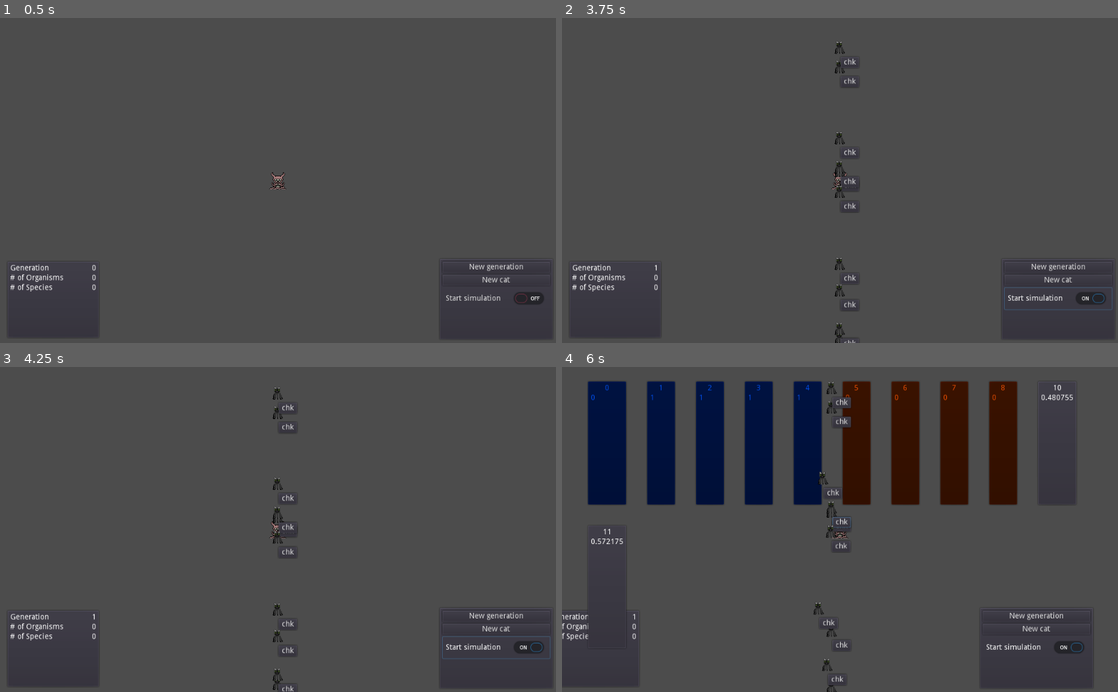
Above: before the commit, frames 1-4 (two rows, left to right).
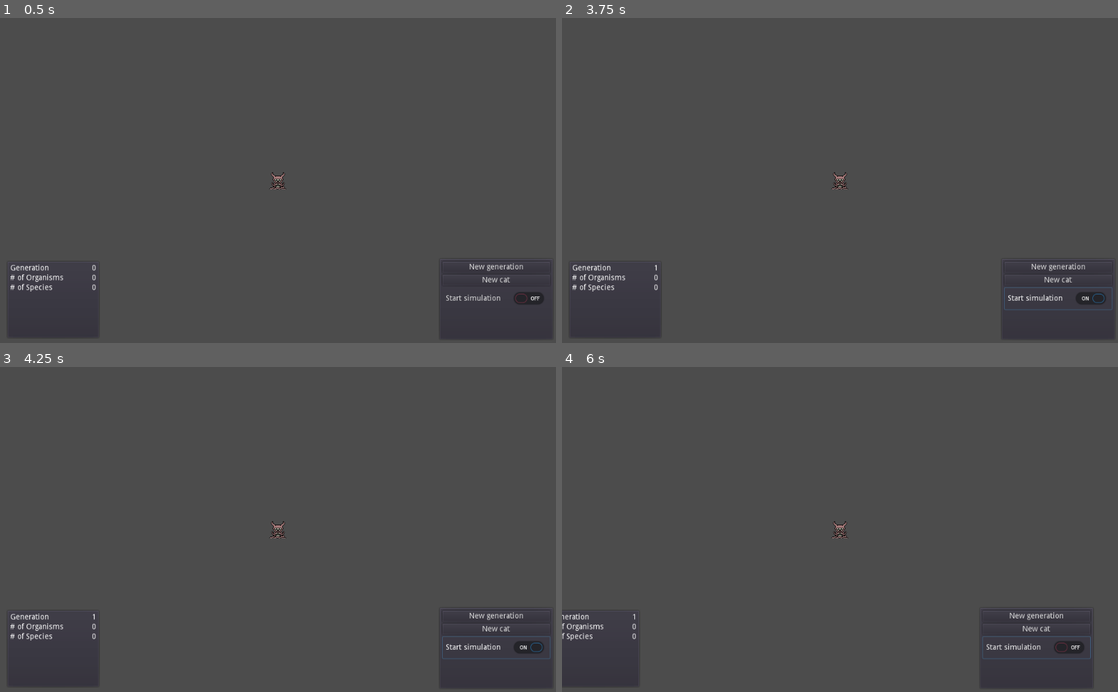
Above: after the commit, the same moments.

Repository: austincap/NEAT-Experiment
Game: Godot game, scene res://World.tscn
The game is run twice, just before and just after one commit, with the same random seed, the same clock (stepped at 60 frames per second) and the same inputs. The project has no main scene, so this scene is started directly.
Inputs (mouse positions are in pixels of both pictures, inside the frame that each line leads up to):
- Up to frame 1 (0.5 s): no input
- Up to frame 2 (3.75 s): click "New generation" at 0.5 s; click "New generation" at 1.25 s; click "New cat" at 2 s; click "New cat" at 2.75 s; click "Start simulation" at 3.5 s
- Up to frame 3 (4.25 s): no input
- Up to frame 4 (6 s): click (851, 532) at 4.25 s, where only the run before the commit has a clickable "chk"; click "Start simulation" at 5 s; hold Right (ui_right) from 5.78 s (still down)

Frame 1 is identical in both runs. In frame 2, 0.5% of the frame differs, in the area x 49-54%, y 7-100%; in frame 3, 0.5%; in frame 4, 19%, in the area x 4-96%, y 4-100%.

Commit message:
VNN, performance up, death, organismIds
probably don't need masterNeuroGenomes

Diff:
--- a/Carnivores/Cat.gd
+++ b/Carnivores/Cat.gd
@@ -1,10 +1,11 @@
 extends Node2D
-var VNN = preload("res://NEAT/VisualNeuralNet.tscn")
+#var VNN = preload("res://NEAT/VisualNeuralNet.tscn")
 var NeuralNet = preload("res://NEAT/NeuralNet.gd")
 var score = 0
-signal death()
+signal death(thisNode)
 signal emitDataToVNN(neuros)
 var thisNeuralNet
+var organismId
 var TIME = 0
 var showingVNN = false
 var inputTickObject = { 0:0.0, 1:0.0, 2:0.0, 3:0.0, 4:0.0 }
@@ -16,8 +17,11 @@
 #5,6,7,8 movement
 
 
-func create(genome, neuroGenome):
+func create(genome, neuroGenome, organismId):
 	#self.connect("change_player_health", get_node("GUICanvasLayer/PartyStatus"), "_on_UserInterface_health_changed")
+	#self.connect("emitDataToVNN", self.get_tree().get_root().get_node("World/Camera2D/VisualNeuralNet"), "_on_dataEmittedToVNN")
+	#self.get_tree().get_root().get_node("World/Camera2D/VisualNeuralNet").connect("emitDataToVNN", self, "_on_dataEmittedToVNN")
+	self.organismId = organismId
 	self.global_position.x = rand_range(-500, 500)
 	self.global_position.y = rand_range(-300, 300)
 	self.thisNeuralNet = NeuralNet.new(genome, neuroGenome)
@@ -25,7 +29,7 @@
 
 func _on_InputTickTimer_timeout():
 	self.outputTickObject = self.thisNeuralNet.CINNmethod(self.inputTickObject)
-	if showingVNN:
+	if self.showingVNN == true:
 		emit_signal("emitDataToVNN", self.thisNeuralNet.neuros)
 	self.inputTickObject = { 0:0.0, 1:0.0, 2:0.0, 3:0.0, 4:0.0 }
 	actOnOutputObject()
@@ -82,7 +86,7 @@
 
 #OTHER FUNCTIONS RELEVANT TO ORGANISM
 func die():
-	emit_signal("death")
+	emit_signal("death", self)
 
 func _on_NeuroFireRetryTimer_timeout():
 	pass # Replace with function body.
@@ -91,15 +95,23 @@
 	self.thisNeuralNet.CINNmethod(self.inputTickObject)
 
 func _on_CheckBrainButton_pressed():
-	for enemy in get_tree().get_nodes_in_group("VNN"):
-		enemy.queue_free()
-	var visualNeuralNet = VNN.instance().create(self.thisNeuralNet.neuros)
-	self.get_tree().get_root().get_node("World").get_node("Camera2D").get_node("Player").add_child(visualNeuralNet)
-	print(self.name)
-	print(self.get_parent().name)
-	print(self.get_tree().get_root().name)
-	print(self.get_tree().get_root().get_node("World").get_node("Camera2D").name)
+	self.showingVNN = false
+	for node in get_tree().get_nodes_in_group("VNN"):
+		node.queue_free()
+	#var visualNeuralNet = VNN.instance().create(self.thisNeuralNet.neuros)
+	#self.get_tree().get_root().get_node("World").get_node("Camera2D").get_node("Player").add_child(visualNeuralNet)
+	var theVNNnode = self.get_tree().get_root().get_node("World").get_node("Camera2D").get_node("Player").get_node("VisualNeuralNet")
+	theVNNnode.visible = true
+	theVNNnode.create(self.thisNeuralNet.neuros)
+	#print(self.name)
+	#print(self.get_parent().name)
+	#print(self.get_tree().get_root().name)
+	#print(self.get_tree().get_root().get_node("World").get_node("Camera2D").name)
 	#self.get_tree().get_root().get_node("World").add_child(visualNeuralNet)
-	visualNeuralNet.position.x = 0
-	visualNeuralNet.position.y = 0
+	#visualNeuralNet.position.x = 0
+	#visualNeuralNet.position.y = 0
 	self.showingVNN = true
+
+func _on_WeakSpot_area_shape_entered(area_id, area, area_shape, self_shape):
+	self.score -= 3
+	die()
--- a/Carnivores/Cat.tscn
+++ b/Carnivores/Cat.tscn
@@ -1,7 +1,10 @@
-[gd_scene load_steps=3 format=2]
+[gd_scene load_steps=4 format=2]
 
 [ext_resource path="res://Carnivores/cat.png" type="Texture" id=1]
 [ext_resource path="res://Carnivores/Cat.gd" type="Script" id=2]
+
+[sub_resource type="CircleShape2D" id=1]
+radius = 10.1755
 
 [node name="Cat" type="Node2D" groups=[
 "organisms",
@@ -13,6 +16,8 @@
 hframes = 2
 
 [node name="LeftVision" type="Area2D" parent="."]
+collision_layer = 0
+collision_mask = 2
 
 [node name="CollisionPolygon2D" type="CollisionPolygon2D" parent="LeftVision"]
 position = Vector2( -60, 0 )
@@ -20,6 +25,8 @@
 polygon = PoolVector2Array( 9.29708, 0.211813, -9.13621, 13.7897, -9.64955, -14.4441 )
 
 [node name="UpVision" type="Area2D" parent="."]
+collision_layer = 0
+collision_mask = 2
 
 [node name="CollisionPolygon2D" type="CollisionPolygon2D" parent="UpVision"]
 position = Vector2( 5, -60 )
@@ -27,6 +34,8 @@
 polygon = PoolVector2Array( -0.777533, 9.36449, -14.3996, -10.6277, 14.7158, -10.9699 )
 
 [node name="RightVision" type="Area2D" parent="."]
+collision_layer = 0
+collision_mask = 2
 
 [node name="CollisionPolygon2D" type="CollisionPolygon2D" parent="RightVision"]
 position = Vector2( 60, 0 )
@@ -34,6 +43,8 @@
 polygon = PoolVector2Array( -9.81277, -0.376471, 10.5235, -13.5712, 12.3767, 12.6626 )
 
 [node name="DownVision" type="Area2D" parent="."]
+collision_layer = 0
+collision_mask = 2
 
 [node name="CollisionPolygon2D" type="CollisionPolygon2D" parent="DownVision"]
 position = Vector2( 0, 60 )
@@ -71,6 +82,13 @@
 __meta__ = {
 "_edit_use_anchors_": false
 }
+
+[node name="WeakSpot" type="Area2D" parent="."]
+collision_mask = 0
+
+[node name="CollisionShape2D" type="CollisionShape2D" parent="WeakSpot"]
+position = Vector2( 0, 3 )
+shape = SubResource( 1 )
 [connection signal="area_shape_entered" from="LeftVision" to="." method="_on_LeftVision_area_shape_entered"]
 [connection signal="area_shape_entered" from="UpVision" to="." method="_on_UpVision_area_shape_entered"]
 [connection signal="area_shape_entered" from="RightVision" to="." method="_on_RightVision_area_shape_entered"]
@@ -79,3 +97,4 @@
 [connection signal="timeout" from="NeuroFireRetryTimer" to="." method="_on_NeuroFireRetryTimer_timeout"]
 [connection signal="pressed" from="ProcessInputOnceButton" to="." method="_on_Button_pressed"]
 [connection signal="pressed" from="CheckBrainButton" to="." method="_on_CheckBrainButton_pressed"]
+[connection signal="area_shape_entered" from="WeakSpot" to="." method="_on_WeakSpot_area_shape_entered"]
--- a/NEAT/NeuralNet.gd
+++ b/NEAT/NeuralNet.gd
@@ -36,8 +36,8 @@
 
 func _init(connectionGenome, masterNeuroGenome):
 	self.connectionGenome = connectionGenome
-	self.neuroGenome = masterNeuroGenome
-	var modifiedNeuroGenome = self.neuroGenome
+	##self.neuroGenome = masterNeuroGenome
+	##var modifiedNeuroGenome = self.neuroGenome
 	var tempGene
 	#Create neuros
 	var i = 0
@@ -75,62 +75,64 @@
 		if str(geneId) == "fitness" or str(geneId) == "speciesid":
 			pass
 		else:
-			print("test")
+			#print("test")
 			if tempGene["type"] == "connection":
 				#print(tempGene)
-				print(self.neuros[tempGene.out])
-				#add connection data to individual Neuros
-				#assume self.neuros has both neuros at ends of connection    and self.neuros.has(tempGene.in) and self.neuros.has(tempGene.out)
-				self.neuros[tempGene.out]["inputsToNeuro"][tempGene.in] = tempGene.weight
-				self.neuros[tempGene.out]["expected_inputs"] += 1
-				if self.neuros[tempGene.in]["type"] == "Input":
-					pass
-				self.neuros[tempGene.in]["outputsFromNeuro"][tempGene.out] = tempGene.weight
+				#print(self.neuros[tempGene.out])
+				#add connection data to individual Neuros if they exist in genome (may result in dead genes)
+				if self.neuros.has(tempGene.out) and self.neuros.has(tempGene.in):
+					self.neuros[tempGene.out]["inputsToNeuro"][tempGene.in] = tempGene.weight
+					self.neuros[tempGene.out]["expected_inputs"] += 1
+					self.neuros[tempGene.in]["outputsFromNeuro"][tempGene.out] = tempGene.weight
 				#mutate_weight(tempGene)
-				continue
+				#continue
 			elif tempGene["type"] == "disable_connection":
-				connectionGenome[tempGene.disableInnovationId]["enabled"] = false
-				var inConnectionToRemove = connectionGenome[tempGene.disableInnovationId]["in"]
-				var outConnectionToRemove = connectionGenome[tempGene.disableInnovationId]["out"]
-				var inputsToNeuroDict = self.neuros[outConnectionToRemove]["inputsToNeuro"]
-				var outputsFromNeuroDict = self.neuros[inConnectionToRemove]["outputsFromNeuro"]
-				if inputsToNeuroDict.has(inConnectionToRemove):
-					self.neuros[outConnectionToRemove]["expected_inputs"] -= 1
-					inputsToNeuroDict.erase(inConnectionToRemove)
-				if outputsFromNeuroDict.has(outConnectionToRemove):
-					outputsFromNeuroDict.erase(outConnectionToRemove)
-				continue
+				if connectionGenome.has(tempGene.disableInnovationId):
+					connectionGenome[tempGene.disableInnovationId]["enabled"] = false
+					var inConnectionToRemove = connectionGenome[tempGene.disableInnovationId]["in"]
+					var outConnectionToRemove = connectionGenome[tempGene.disableInnovationId]["out"]
+					var inputsToNeuroDict = self.neuros[outConnectionToRemove]["inputsToNeuro"]
+					var outputsFromNeuroDict = self.neuros[inConnectionToRemove]["outputsFromNeuro"]
+					if inputsToNeuroDict.has(inConnectionToRemove):
+						self.neuros[outConnectionToRemove]["expected_inputs"] -= 1
+						inputsToNeuroDict.erase(inConnectionToRemove)
+					if outputsFromNeuroDict.has(outConnectionToRemove):
+						outputsFromNeuroDict.erase(outConnectionToRemove)
+					#continue
 			elif tempGene["type"] == "enable_connection":
-				var connectionToEnable = connectionGenome[tempGene.enableInnovationId]
-				connectionToEnable["enabled"] = true
-				self.neuros[connectionToEnable.out]["inputsToNeuro"][connectionToEnable.in] = connectionToEnable.weight
-				self.neuros[connectionToEnable.out]["expected_inputs"] += 1
-				self.neuros[connectionToEnable.in]["outputsFromNeuro"][connectionToEnable.out] = connectionToEnable.weight
-				continue
+				if connectionGenome.has(tempGene.enableInnovationId):
+					var connectionToEnable = connectionGenome[tempGene.enableInnovationId]
+					connectionToEnable["enabled"] = true
+					self.neuros[connectionToEnable.out]["inputsToNeuro"][connectionToEnable.in] = connectionToEnable.weight
+					self.neuros[connectionToEnable.out]["expected_inputs"] += 1
+					self.neuros[connectionToEnable.in]["outputsFromNeuro"][connectionToEnable.out] = connectionToEnable.weight
+					#continue
 			elif tempGene["type"] == "disable_neuro":
-				var selected_neuroId = tempGene.selected_neuroId
-				#var temp = self.inputAndHiddenNeuros.find(selected_neuroId)
-				var temp = self.hiddenNeurosArray.find(selected_neuroId)
-				if temp != -1:
-					self.hiddenNeurosArray.erase(self.hiddenNeurosArray[temp])
-					#self.inputAndHiddenNeuros.erase(self.inputAndHiddenNeuros[temp])
-					self.neuroGenome[selected_neuroId]["enabled"] = false
-					self.neuros[selected_neuroId]["enabled"] = false
+				if self.neuros.has(tempGene.selected_neuroId):
+					var selected_neuroId = tempGene.selected_neuroId
+					#var temp = self.inputAndHiddenNeuros.find(selected_neuroId)
+					var temp = self.hiddenNeurosArray.find(selected_neuroId)
+					if temp != -1:
+						self.hiddenNeurosArray.erase(self.hiddenNeurosArray[temp])
+						#self.inputAndHiddenNeuros.erase(self.inputAndHiddenNeuros[temp])
+						##self.neuroGenome[selected_neuroId]["enabled"] = false
+						self.neuros[selected_neuroId]["enabled"] = false
+						self.hiddenNeuros[selected_neuroId] = self.neuros[selected_neuroId]
+					else:
+						print("no neuro with that id found")
+					#continue
+			elif tempGene["type"] == "enable_neuro":
+				if self.neuros.has(tempGene.selected_neuroId):
+					var selected_neuroId = tempGene.selected_neuroId
+					#just add re-enabled neuro to end of array because we're gonna remake the matrix anyway
+					#self.inputAndHiddenNeuros.append(enabled_neuro_id)
+					self.hiddenNeurosArray.append(selected_neuroId)
+					##self.neuroGenome[selected_neuroId]["enabled"] = true
+					self.neuros[selected_neuroId]["enabled"] = true
 					self.hiddenNeuros[selected_neuroId] = self.neuros[selected_neuroId]
-				else:
-					print("no neuro with that id found")
-				continue
-			elif tempGene["type"] == "enable_neuro":
-				var selected_neuroId = tempGene.selected_neuroId
-				#just add re-enabled neuro to end of array because we're gonna remake the matrix anyway
-				#self.inputAndHiddenNeuros.append(enabled_neuro_id)
-				self.hiddenNeurosArray.append(selected_neuroId)
-				self.neuroGenome[selected_neuroId]["enabled"] = true
-				self.neuros[selected_neuroId]["enabled"] = true
-				self.hiddenNeuros[selected_neuroId] = self.neuros[selected_neuroId]
-				continue
+					#continue
 	self.topology = [len(self.inputNeuros.keys()), len(self.hiddenNeuros.keys()), len(self.outputNeuros.keys())]
-	print(self.neuros)
+	#print(self.neuros)
 
 
 #NEURAL NET FUNCTIONS
@@ -196,6 +198,7 @@
 	var i = 0
 	for outputId in self.outputNeurosArray:
 		self.outputObject[outputId] = self.outputVector[i]
+		self.neuros[outputId]["output"] = self.outputVector[i]
 		i += 1
 	return self.outputObject
 
--- /dev/null
+++ b/NEAT/NeuroPanel.gd
@@ -0,0 +1,2 @@
+extends PanelContainer
+export var neuroId = 0
--- a/NEAT/NeuroPanel.tscn
+++ b/NEAT/NeuroPanel.tscn
@@ -1,17 +1,17 @@
 [gd_scene format=2]
 
-[node name="NeuroPanel" type="PanelContainer"]
+[node name="NeuroPanel" type="PanelContainer" groups=[
+"VNN",
+]]
 anchor_left = -0.024
 anchor_top = -0.042
 anchor_right = 0.025
 anchor_bottom = 0.037
 margin_left = 0.576
 margin_top = 0.200003
-margin_right = 30.4
-margin_bottom = 2.8
-rect_min_size = Vector2( 50, 20 )
-size_flags_horizontal = 3
-size_flags_vertical = 3
+margin_right = 10.4
+margin_bottom = 12.8
+rect_min_size = Vector2( 60, 60 )
 __meta__ = {
 "_edit_use_anchors_": false
 }
@@ -19,19 +19,19 @@
 [node name="VBoxContainer" type="VBoxContainer" parent="."]
 margin_left = 7.0
 margin_top = 7.0
-margin_right = 73.0
-margin_bottom = 43.0
+margin_right = 53.0
+margin_bottom = 53.0
 
 [node name="ID" type="Label" parent="VBoxContainer"]
-margin_right = 66.0
+margin_right = 46.0
 margin_bottom = 14.0
 text = "0"
 align = 1
 
 [node name="Output" type="Label" parent="VBoxContainer"]
-margin_top = 18.0
-margin_right = 66.0
-margin_bottom = 32.0
+margin_left = -5.0
+margin_top = 24.0
+margin_right = 41.0
+margin_bottom = 38.0
 text = "0.0"
 valign = 2
-percent_visible = 3.0
--- a/NEAT/VisualNeuralNet.gd
+++ b/NEAT/VisualNeuralNet.gd
@@ -1,11 +1,15 @@
 extends Node
 var NeuroPanel = preload("res://NEAT/NeuroPanel.tscn")
+var neuroNodesDictionary = {}
+var tempLineCoordinates = []
 
 func create(neuros):
+	self.neuroNodesDictionary = {}
 	var gridContainer = get_node("GridContainer")
 	for neuroId in neuros:
 		var newNeuroPanel = NeuroPanel.instance()
 		newNeuroPanel.get_node("VBoxContainer").get_child(0).text = str(neuroId)
+		self.neuroNodesDictionary[neuroId] = newNeuroPanel
 		newNeuroPanel.get_node("VBoxContainer").get_child(1).text = str(neuros[neuroId]["output"])
 		gridContainer.add_child(newNeuroPanel)
 		if neuros[neuroId]["type"] == "Input":
@@ -14,8 +18,41 @@
 			newNeuroPanel.modulate = Color(1, 1, 1)
 		elif neuros[neuroId]["type"] == "Output":
 			newNeuroPanel.modulate = Color(0.9, 0.3, 0.0)
+#	for neuroId in neuros:
+#		#var line = Line2D.new()
+#		#line.width = 22.0
+#		var test = CanvasItem.new()
+#
+#		#line.add_point(self.neuroNodesDictionary[neuroId].get_position())
+#		if neuros[neuroId]["type"] == "Hidden":
+#			print(self.neuroNodesDictionary[neuroId].get_position())
+#			if neuros[neuroId]["expected_inputs"] > 0:
+#				for incomingNeuroId in neuros[neuroId]["inputsToNeuro"]:
+#					test.draw_line(self.neuroNodesDictionary[neuroId].get_position(), Vector2(0, 0), Color(1.0, 0.2, 0.2))
+#					#line.add_point(self.neuroNodesDictionary[incomingNeuroId].get_position())
+#					#line.draw_line()
+#					#line = [self.neuroNodesDictionary[neuroId].get_position(), self.neuroNodesDictionary[incomingNeuroId].get_position()]
+#			if len(neuros[neuroId]["outputsFromNeuro"].keys()) > 0:
+#				for receivingNeuroId in neuros[neuroId]["outputsFromNeuro"]:
+#					test.draw_line(self.neuroNodesDictionary[neuroId].get_position(), self.neuroNodesDictionary[receivingNeuroId].get_position(), Color(1.0, 0.2, 0.2))
+#					#line.points = [self.neuroNodesDictionary[neuroId].get_position(), self.neuroNodesDictionary[receivingNeuroId].get_position()]
+#		elif neuros[neuroId]["type"] == "Input":
+#			if len(neuros[neuroId]["outputsFromNeuro"].keys()) > 0:
+#				var teset = CanvasItem.new()
+#				for receivingNeuroId in neuros[neuroId]["outputsFromNeuro"]:
+#					teset.draw_line(self.neuroNodesDictionary[neuroId].get_position(), self.neuroNodesDictionary[receivingNeuroId].get_position(), Color(1.0, 0.2, 0.2))
+#					#test.update()
 	return self
 
+#func _draw():
+#	test.draw_line(self.neuroNodesDictionary[neuroId].get_position(), self.neuroNodesDictionary[receivingNeuroId].get_position(), Color(1.0, 0.2, 0.2))
+
 func _on_CloseButton_pressed():
-	self.get_parent().showingVNN = false
-	self.queue_free()
+	self.visible = false
+
+func _on_dataEmittedToVNN(neuros):
+	var newNeuroPanel
+	for neuroId in neuros:
+		newNeuroPanel = get_node(self.neuroNodesDictionary[neuroId].get_path())
+		newNeuroPanel.get_node("VBoxContainer").get_child(0).text = str(neuroId)
+		newNeuroPanel.get_node("VBoxContainer").get_child(1).text = str(neuros[neuroId]["output"])
--- a/NEAT/VisualNeuralNet.tscn
+++ b/NEAT/VisualNeuralNet.tscn
@@ -2,10 +2,7 @@
 
 [ext_resource path="res://NEAT/VisualNeuralNet.gd" type="Script" id=1]
 
-[node name="VisualNeuralNet" type="Node2D" groups=[
-"VNN",
-]]
-position = Vector2( -439.992, -223.184 )
+[node name="VisualNeuralNet" type="Node2D"]
 script = ExtResource( 1 )
 
 [node name="GridContainer" type="GridContainer" parent="."]
@@ -24,10 +21,10 @@
 }
 
 [node name="CloseButton" type="Button" parent="."]
-margin_left = 868.269
-margin_top = 2.54471
-margin_right = 914.269
-margin_bottom = 31.5447
+margin_left = 334.518
+margin_top = -101.88
+margin_right = 380.518
+margin_bottom = -72.8803
 text = "close"
 __meta__ = {
 "_edit_use_anchors_": false
--- a/Player/Player.tscn
+++ b/Player/Player.tscn
@@ -20,6 +20,7 @@
 [node name="Area2D" type="Area2D" parent="." groups=[
 "player",
 ]]
+collision_layer = 3
 
 [node name="CollisionShape2D" type="CollisionShape2D" parent="Area2D"]
 shape = SubResource( 1 )
--- a/World.gd
+++ b/World.gd
@@ -1,7 +1,5 @@
 extends Node2D
-var NeuralNet = load("res://NEAT/NeuralNet.gd")
 var Cat = preload("res://Carnivores/Cat.tscn")
-
 var lifetime_pop = 0
 var this_gen_pop = 0
 var generation_number = 0
@@ -32,7 +30,7 @@
 #	{"id":0, "population":33, "avgfitness":10, "typicalgenome":{"genome":"data"}}
 #]
 
-var GENERATION_SIZE = 10
+var GENERATION_SIZE = 50
 var NUMBER_OF_RANDOM_NOVEL_ORGANISMS_PER_GENERATION = 1
 var TIMES_TO_CLONE_TOP_ORGANISM_DURING_REPRODUCTION = 5
 var innovationDictSize = 9
@@ -68,7 +66,7 @@
 	6:{"type":"Output", "enabled":true},
 	7:{"type":"Output", "enabled":true},
 	8:{"type":"Output", "enabled":true},
-	9:{"type":"Hidden", "enabled":false},
+	9:{"type":"Hidden", "enabled":true},
 	10:{"type":"Hidden", "enabled":true},
 	11:{"type":"Hidden", "enabled":true}
 }
@@ -92,30 +90,7 @@
 	14:{"type":"connection", "in":1, "out":11, "weight":0.5, "innovationId":14, "enabled":true}
 }
 
-
-class MyCustomSorter:
-	static func sort_ascending(a, b):
-		if a < b:
-			return true
-		return false
-
-	static func sort_ascending_make_array(a, b):
-		if a < b:
-			return a
-		return b
-
-	static func sort_geneticDistancesArray_ascending(a, b):
-		if a[0] < b[0]:
-			return true
-		return false
-
-	static func sort_pop_array_of_genome_objects_ascending_make_array(a, b):
-		if a["fitness"] < b["fitness"]:
-			return true
-		return false
-
-
-#signal based
+#signal based death
 func evaluate_organism(organism_genome):
 	determineWhichSpeciesToClassifyItAs(organism_genome)
 
@@ -123,6 +98,7 @@
 	create_new_generation(self.GENERATION_SIZE)
 
 
+#CREATION
 func create_new_generation(gen_size):
 	self.this_gen_pop = 0
 	var tempArray = []
@@ -145,38 +121,50 @@
 			tempOrganismGenome = mating(sorted_genome_array[i+1], sorted_genome_array[i+2])
 			tempArray.append(tempOrganismGenome)
 	else:
+		var genome
 		for i in range(gen_size):
-			var genome = self.simpleStartingGenome.duplicate(true)
+			if i%2 == 1:
+				genome = self.simpleStartingGenome.duplicate(true)
+			else:
+				genome = create_new_genome_from_innovation_list()
 			mutate_random_weight(genome)
-			print(genome)
+			#print(genome)
 			tempArray.append(genome)
 	self.population_array = tempArray
 	for enemy in get_tree().get_nodes_in_group("organisms"):
 		enemy.queue_free()
+	print("population_array")
 	print(self.population_array)
+	var popId = 0
 	for genome in self.population_array:
-		print(genome)
-		create_new_organism(genome)
+		create_new_organism(genome, popId)
+		popId += 1
 	self.generation_number += 1
 	$"Camera2D/PanelContainer1/Container/HSplitContainer1/Label".text = str(self.generation_number)
 	print("new generation born")
-	print(len(self.population_array))
-
-func create_new_organism(genome):
+	#print(len(self.population_array))
+
+func create_new_organism(genome, indexInPopArray):
 	genome.fitness = 0
 	self.this_gen_pop += 1
 	self.lifetime_pop += 1
-	#var newOrganism = Cat.new(genome, self.masterNeuroGenome)
-	var newOrganism = Cat.instance().create(genome, self.masterNeuroGenome)
-	#print(newOrganism)
-	#print(print_tree())
+	var newOrganism = Cat.instance().create(genome, self.masterNeuroGenome, indexInPopArray)
 	get_tree().get_root().add_child(newOrganism)
-	#newOrganism.connect("death", self, "_on_organism_dead")
-
-func _on_organism_dead():
+	newOrganism.connect("emitDataToVNN", get_node("Camera2D/Player/VisualNeuralNet"), "_on_dataEmittedToVNN")
+	newOrganism.connect("death", self, "_on_organism_dead")
+
+func _on_organism_dead(organismNode):
+	print("another one bites the dust")
 	self.this_gen_pop -= 1
-
-
+	print(organismNode.score)
+	self.population_array[organismNode.organismId]["fitness"] = organismNode.score
+	print(self.population_array)
+	organismNode.queue_free()
+	if self.this_gen_pop == 0:
+		print("CREATE NEW GEN?")
+
+
+#CLASSIFICATION
 func geneticDistance(genomeA, genomeB):
 	var numGenesA = len(genomeA.values())
 	var numGenesB = len(genomeB.values())
@@ -246,7 +234,29 @@
 			genomeA["speciesid"] = closestMatchSpeciesId["speciesid"]
 		return
 
-
+class MyCustomSorter:
+	static func sort_ascending(a, b):
+		if a < b:
+			return true
+		return false
+
+	static func sort_ascending_make_array(a, b):
+		if a < b:
+			return a
+		return b
+
+	static func sort_geneticDistancesArray_ascending(a, b):
+		if a[0] < b[0]:
+			return true
+		return false
+
+	static func sort_pop_array_of_genome_objects_ascending_make_array(a, b):
+		if a["fitness"] < b["fitness"]:
+			return true
+		return false
+
+
+#REPRODUCTION
 func mating(genomeA, genomeB):
 	#copy all matching genes
 	#if match not found, copy whatever the highest fitness genome has
@@ -294,17 +304,21 @@
 	var i = 0
 	var innovationIdToPick = 0
 	var totalInnovations = len(self.masterInnovationList)
-	while i < 8:
-		innovationIdToPick = randi()%(totalInnovations+1)+1
+	randomize()
+	var sizeOfNewGenome = int(rand_range(8+totalInnovations/3, totalInnovations))
+	print(sizeOfNewGenome)
+	while i < sizeOfNewGenome:
+		innovationIdToPick = randi()%(totalInnovations)
 		#if random innovationId hasn't already been added
 		if newGenome.has(innovationIdToPick) == false:
+			print(innovationIdToPick)
 			newGenome[innovationIdToPick] = self.masterInnovationList[innovationIdToPick]
 			i += 1
 	return newGenome
 
 
+#MUTATE WEIGHT
 func mutate_weight(gene):
-	print(gene)
 	if randf() < chance_of_each_weight_randomly_mutated:
 		if randf() < chance_of_each_weight_uniform_mutation:
 			randomize_tweak_weight(gene)
@@ -321,17 +335,18 @@
 		gene["weight"] += rand_range(-0.1, 0.1)
 
 func mutate_random_weight(genome):
-	print(genome)
+	#print(genome)
 	var tempArray = genome.keys()
 	randomize()
 	var randomKey = tempArray[randi()%len(tempArray)]
 	while str(randomKey) == "fitness" or str(randomKey) == "speciesid":
 		randomize()
 		randomKey = tempArray[randi()%len(tempArray)]
-	print('geneID: '+str(randomKey))
+	#print('geneID: '+str(randomKey))
 	mutate_weight(genome[int(randomKey)])
 
 
+#MUTATE GENOME
 func chooseMutationType(genome):
 	if randf() < chance_mess_with_neuros:
 		if randf() < chance_new_neuro:
@@ -406,18 +421,7 @@
 		self.masterInnovationList[self.innovationDictSize] = {"type":"connection", "in":newInConnectionNeuroId, "out":newOutConnectionNeuroId, "weight":0.5, "innovationId":self.innovationDictSize, "enabled":true}
 	else:
 		print("no connection added")
-	print(self.masterInnovationList)
-
-func checkIfConnectionExists(neuroA, neuroB):
-	if self.neuros[neuroA]["inputsToNeuro"].has(neuroB):
-		if self.neuros[neuroB]["outputsToNeuro"].has(neuroA):
-			return true
-		else:
-			return false
-	elif self.neuros[neuroB]["inputsToNeuro"].has(neuroA):
-		if self.neuros[neuroA]["outputsToNeuro"].has(neuroB):
-			return true
-		else:
-			return false
-	else:
-		return false
+
+
+func _on_NewGeneration_pressed():
+	create_new_generation(self.GENERATION_SIZE)
--- a/World.tscn
+++ b/World.tscn
@@ -1,7 +1,8 @@
-[gd_scene load_steps=3 format=2]
+[gd_scene load_steps=4 format=2]
 
 [ext_resource path="res://World.gd" type="Script" id=1]
 [ext_resource path="res://Player/Player.tscn" type="PackedScene" id=2]
+[ext_resource path="res://NEAT/VisualNeuralNet.tscn" type="PackedScene" id=3]
 
 [node name="World" type="Node2D"]
 script = ExtResource( 1 )
@@ -118,5 +119,12 @@
 margin_bottom = 88.0
 text = "Start simulation"
 
-[node name="Player" parent="Camera2D" instance=ExtResource( 2 )]
+[node name="Player" parent="Camera2D" groups=[
+"player",
+] instance=ExtResource( 2 )]
+
+[node name="VisualNeuralNet" parent="Camera2D/Player" instance=ExtResource( 3 )]
+visible = false
+position = Vector2( 1.46954, -2.45325 )
+[connection signal="pressed" from="Camera2D/PanelContainer2/VBoxContainer/NewGeneration" to="." method="_on_NewGeneration_pressed"]
 [connection signal="toggled" from="Camera2D/PanelContainer2/VBoxContainer/StartSimulation" to="." method="_on_StartSimulation_toggled"]
Binary file removed: NEAT/neuro.png
Not shown, removed: NEAT/neuro.png.import
